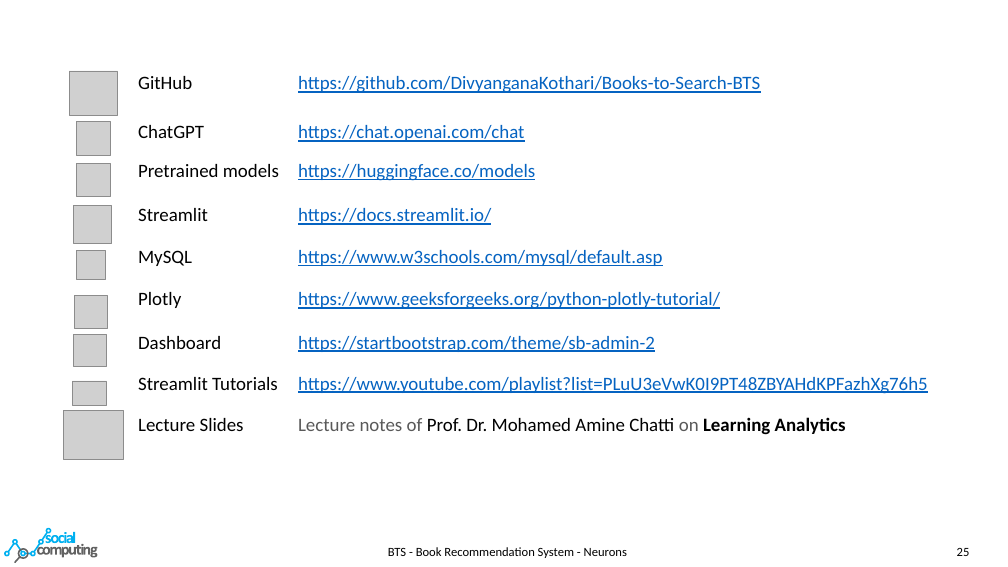
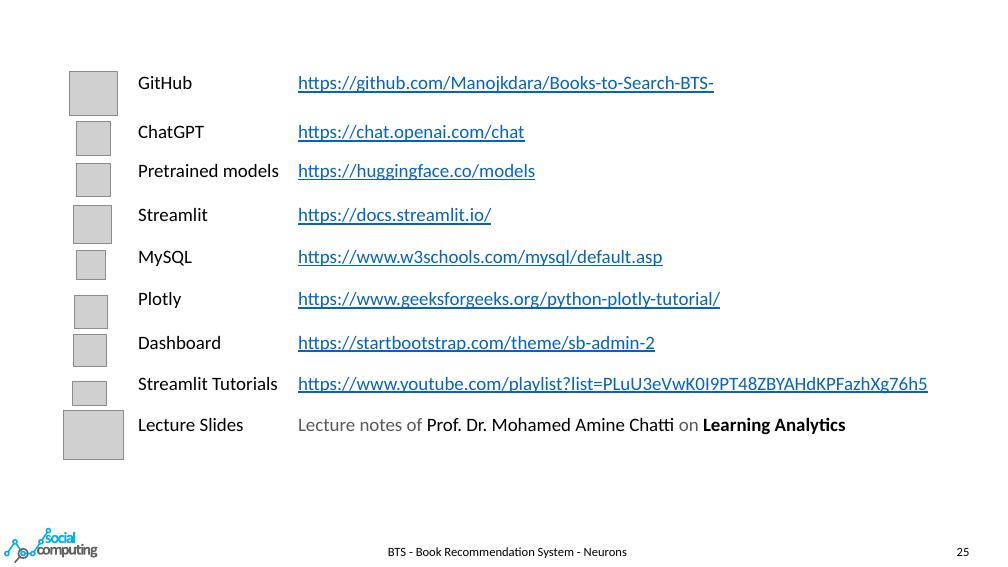
Before and after one commit to Manojkdara/Books-to-Search-BTS-, a slide deck: slide 25 of Presentations/Project-BTS_ Neurons.pptx. Drawn at 1008x567 pixels with LibreOffice and Linux fonts; fonts in the diff are those of the drawing; grey boxes stand for pictures; background and template pictures are left out. Boxes give left, top, right and bottom in pixels: in the first picture for what was removed or moved away, otherwise in the second. Text is boxed around its words. In the diff, an @@ line names an element or a change of style, - is before the commit and + after.

Commit message:
Updated GitHub references

```diff
--- a/Presentations/Project-BTS_ Neurons.pptx
+++ b/Presentations/Project-BTS_ Neurons.pptx
@@ table at <box>63,68,978,452</box> @@
-row 1, column 3: https://github.com/DivyanganaKothari/Books-to-Search-BTS
+row 1, column 3: https://github.com/Manojkdara/Books-to-Search-BTS-
```
Also in this commit, not shown: 1 other file.
